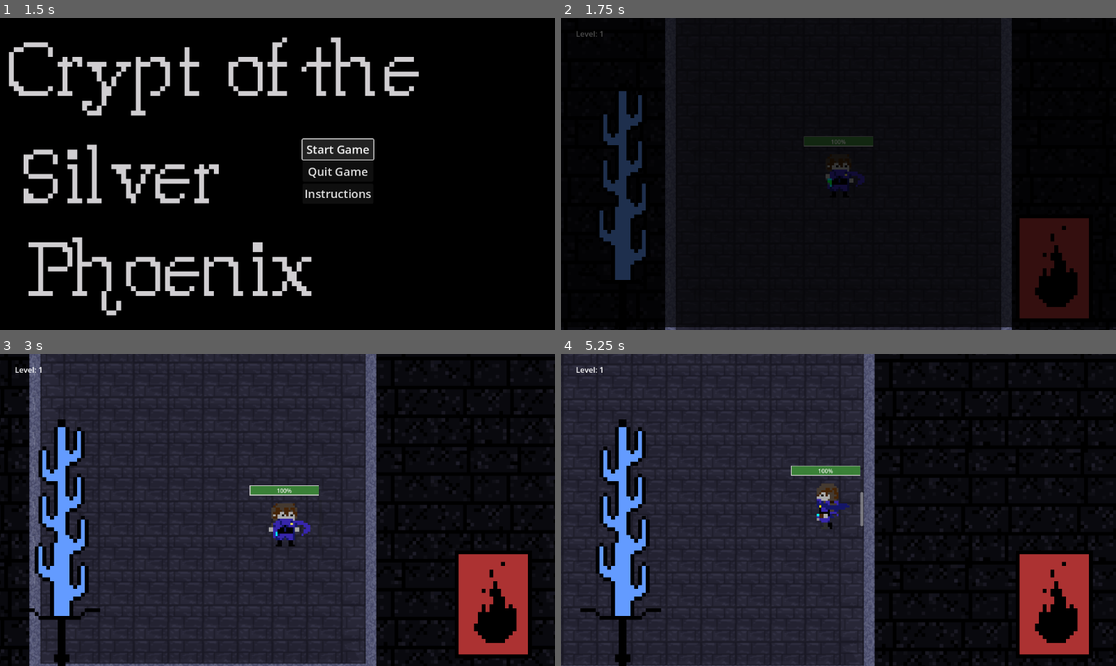
Above: before the commit, frames 1-4 (two rows, left to right).
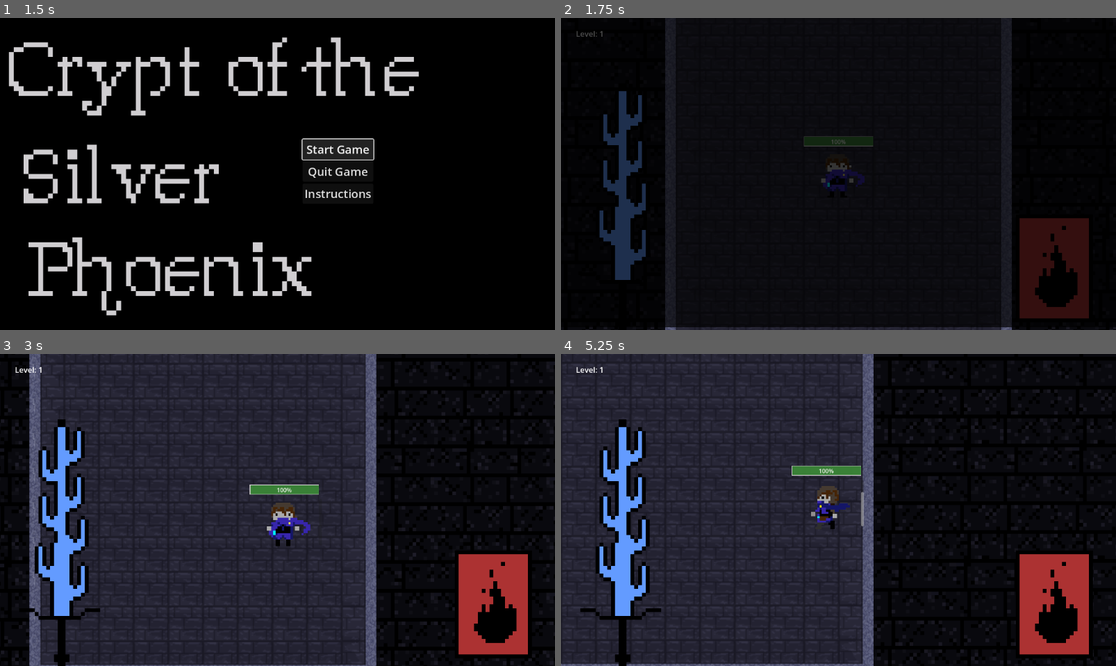
Above: after the commit, the same moments.

Repository: zwack32/crypt_of_the_silver_phoenix
Game: Godot game, scene res://scenes/start_menu.tscn
Two runs of this game, one before a commit and one after it. Both use one fixed random seed, a clock stepped at 60 frames per second and the inputs below. The engine's default icon, where the game draws it, is replaced by a stand-in: a white triangle on a blue panel in a dark square.
Inputs (mouse positions are in pixels of both pictures, inside the frame that each line leads up to):
- Up to frame 1 (1.5 s): click "Start Game" at 0.5 s; click "Start Game" at 1.25 s
- Up to frame 2 (1.75 s): no input
- Up to frame 3 (3 s): move the mouse to (399, 494) at 2.02 s; hold D (move_right) 2.03-2.78 s; click (399, 494) at 2.1 s; move the mouse to (166, 525) at 2.77 s; hold S (move_down) from 2.78 s (still down); tap E (pick_up) at 2.85 s
- Up to frame 4 (5.25 s): move the mouse to (894, 441) at 3.52 s; release S (move_down) at 3.53 s; hold D (move_right) 3.53-4.28 s; right-click (894, 441) at 3.6 s; move the mouse to (810, 572) at 4.27 s; hold W (move_up) 4.28-5.03 s; click (810, 572) at 4.35 s; move the mouse to (1005, 556) at 5.02 s; hold A (move_left) from 5.03 s (still down); tap E (pick_up) at 5.1 s

Frame 1 is identical in both runs. In frame 2, 0.1% of the frame differs, in the area x 46-53%, y 46-55%; in frame 3, 1.3%; in frame 4, 2.9%, in the area x 0-100%, y 0-100%.

Commit message:
player animations

Diff:
--- a/character_scripts/Player.gd
+++ b/character_scripts/Player.gd
@@ -135,9 +135,11 @@
 	if Input.is_action_pressed("move_down"):
 		direction = Vector2.DOWN
 		player_velocity.y += 1
+		animated_sprite_2d.play("walk_down")
 	if Input.is_action_pressed("move_up"):
 		direction = Vector2.UP
 		player_velocity.y += -1
+		animated_sprite_2d.play("walk_up")
 	if Input.is_action_pressed("move_left"):
 		direction = Vector2.LEFT
 		player_velocity.x += -1
@@ -146,12 +148,29 @@
 		direction = Vector2.RIGHT
 		player_velocity.x += 1
 		animated_sprite_2d.play("walk_right")
+	elif Input.is_action_just_released("move_down"):
+		animated_sprite_2d.stop()
+		animated_sprite_2d.play("idle_transition")
+		await get_tree().create_timer(1).timeout
+		animated_sprite_2d.play("idle")
+	elif Input.is_action_just_released("move_up"):
+		animated_sprite_2d.stop()
+		animated_sprite_2d.play("idle_transition")
+		await get_tree().create_timer(1).timeout
+		animated_sprite_2d.play("idle")
 	elif Input.is_action_just_released("move_left"):
 		animated_sprite_2d.stop()
-		animated_sprite_2d.play("default_left")
+		animated_sprite_2d.play("idle_transition")
+		await get_tree().create_timer(1).timeout
+		animated_sprite_2d.play("idle")
 	elif Input.is_action_just_released("move_right"):
 		animated_sprite_2d.stop()
-		animated_sprite_2d.play("default_right")
+		animated_sprite_2d.play("idle_transition")
+		await get_tree().create_timer(1).timeout
+		animated_sprite_2d.play("idle")
+
+
+
 
 	velocity = player_velocity.normalized() * movement_speed + bounce_velocity
 	bounce_velocity += Vector2.ONE * bounce_acceleration
--- a/scenes/player.tscn
+++ b/scenes/player.tscn
@@ -1,7 +1,8 @@
-[gd_scene load_steps=40 format=3 uid="uid://u0hfdydssq7m"]
+[gd_scene load_steps=46 format=3 uid="uid://u0hfdydssq7m"]
 
 [ext_resource type="Script" path="res://character_scripts/Player.gd" id="1_j4g1x"]
-[ext_resource type="Texture2D" uid="uid://bth5k4exco1ky" path="res://art/Player.png" id="4_8d348"]
+[ext_resource type="Texture2D" uid="uid://c7h54bner42ca" path="res://art/player_forward.png" id="3_vyaho"]
+[ext_resource type="Texture2D" uid="uid://db4ipt5uva7my" path="res://art/Player2.png" id="4_v47rc"]
 
 [sub_resource type="RectangleShape2D" id="RectangleShape2D_nia33"]
 size = Vector2(76, 119)
@@ -9,218 +10,230 @@
 [sub_resource type="RectangleShape2D" id="RectangleShape2D_xbbew"]
 size = Vector2(75, 118)
 
-[sub_resource type="AtlasTexture" id="AtlasTexture_gk0sy"]
-atlas = ExtResource("4_8d348")
-region = Rect2(704, 0, 32, 32)
-
-[sub_resource type="AtlasTexture" id="AtlasTexture_327fa"]
-atlas = ExtResource("4_8d348")
-region = Rect2(736, 0, 32, 32)
-
-[sub_resource type="AtlasTexture" id="AtlasTexture_uesd5"]
-atlas = ExtResource("4_8d348")
-region = Rect2(768, 0, 32, 32)
-
-[sub_resource type="AtlasTexture" id="AtlasTexture_oanyk"]
-atlas = ExtResource("4_8d348")
-region = Rect2(800, 0, 32, 32)
-
-[sub_resource type="AtlasTexture" id="AtlasTexture_x3hdx"]
-atlas = ExtResource("4_8d348")
-region = Rect2(832, 0, 32, 32)
-
-[sub_resource type="AtlasTexture" id="AtlasTexture_8mb7s"]
-atlas = ExtResource("4_8d348")
-region = Rect2(864, 0, 32, 32)
-
-[sub_resource type="AtlasTexture" id="AtlasTexture_bghj2"]
-atlas = ExtResource("4_8d348")
-region = Rect2(896, 0, 32, 32)
-
-[sub_resource type="AtlasTexture" id="AtlasTexture_hewvc"]
-atlas = ExtResource("4_8d348")
-region = Rect2(928, 0, 32, 32)
-
-[sub_resource type="AtlasTexture" id="AtlasTexture_oa0dq"]
-atlas = ExtResource("4_8d348")
-region = Rect2(960, 0, 32, 32)
-
-[sub_resource type="AtlasTexture" id="AtlasTexture_6soli"]
-atlas = ExtResource("4_8d348")
-region = Rect2(992, 0, 32, 32)
-
-[sub_resource type="AtlasTexture" id="AtlasTexture_gweyf"]
-atlas = ExtResource("4_8d348")
-region = Rect2(1024, 0, 32, 32)
-
-[sub_resource type="AtlasTexture" id="AtlasTexture_a856e"]
-atlas = ExtResource("4_8d348")
-region = Rect2(1056, 0, 32, 32)
-
-[sub_resource type="AtlasTexture" id="AtlasTexture_metig"]
-atlas = ExtResource("4_8d348")
-region = Rect2(0, 0, 32, 32)
-
-[sub_resource type="AtlasTexture" id="AtlasTexture_v5ldb"]
-atlas = ExtResource("4_8d348")
-region = Rect2(96, 0, 32, 32)
-
-[sub_resource type="AtlasTexture" id="AtlasTexture_p57u1"]
-atlas = ExtResource("4_8d348")
-region = Rect2(448, 0, 32, 32)
-
-[sub_resource type="AtlasTexture" id="AtlasTexture_jw4sj"]
-atlas = ExtResource("4_8d348")
-region = Rect2(480, 0, 32, 32)
-
-[sub_resource type="AtlasTexture" id="AtlasTexture_atcmk"]
-atlas = ExtResource("4_8d348")
-region = Rect2(512, 0, 32, 32)
-
-[sub_resource type="AtlasTexture" id="AtlasTexture_1drei"]
-atlas = ExtResource("4_8d348")
-region = Rect2(544, 0, 32, 32)
-
-[sub_resource type="AtlasTexture" id="AtlasTexture_n203k"]
-atlas = ExtResource("4_8d348")
-region = Rect2(576, 0, 32, 32)
-
-[sub_resource type="AtlasTexture" id="AtlasTexture_6milm"]
-atlas = ExtResource("4_8d348")
-region = Rect2(608, 0, 32, 32)
-
-[sub_resource type="AtlasTexture" id="AtlasTexture_3mcrc"]
-atlas = ExtResource("4_8d348")
-region = Rect2(640, 0, 32, 32)
-
-[sub_resource type="AtlasTexture" id="AtlasTexture_fdc74"]
-atlas = ExtResource("4_8d348")
-region = Rect2(672, 0, 32, 32)
-
-[sub_resource type="AtlasTexture" id="AtlasTexture_riqtt"]
-atlas = ExtResource("4_8d348")
-region = Rect2(160, 0, 32, 32)
-
-[sub_resource type="AtlasTexture" id="AtlasTexture_0y0de"]
-atlas = ExtResource("4_8d348")
-region = Rect2(192, 0, 32, 32)
-
-[sub_resource type="AtlasTexture" id="AtlasTexture_syjqo"]
-atlas = ExtResource("4_8d348")
-region = Rect2(224, 0, 32, 32)
-
-[sub_resource type="AtlasTexture" id="AtlasTexture_l7mxy"]
-atlas = ExtResource("4_8d348")
-region = Rect2(256, 0, 32, 32)
-
-[sub_resource type="AtlasTexture" id="AtlasTexture_4egcy"]
-atlas = ExtResource("4_8d348")
-region = Rect2(288, 0, 32, 32)
-
-[sub_resource type="AtlasTexture" id="AtlasTexture_pepy0"]
-atlas = ExtResource("4_8d348")
-region = Rect2(320, 0, 32, 32)
-
-[sub_resource type="AtlasTexture" id="AtlasTexture_truws"]
-atlas = ExtResource("4_8d348")
-region = Rect2(352, 0, 32, 32)
-
-[sub_resource type="AtlasTexture" id="AtlasTexture_cg3tv"]
-atlas = ExtResource("4_8d348")
-region = Rect2(384, 0, 32, 32)
-
-[sub_resource type="AtlasTexture" id="AtlasTexture_wlvj8"]
-atlas = ExtResource("4_8d348")
-region = Rect2(416, 0, 32, 32)
+[sub_resource type="AtlasTexture" id="AtlasTexture_hp0un"]
+atlas = ExtResource("4_v47rc")
+region = Rect2(0, 640, 320, 320)
+
+[sub_resource type="AtlasTexture" id="AtlasTexture_hceef"]
+atlas = ExtResource("4_v47rc")
+region = Rect2(320, 640, 320, 320)
+
+[sub_resource type="AtlasTexture" id="AtlasTexture_pwlwh"]
+atlas = ExtResource("4_v47rc")
+region = Rect2(0, 320, 320, 320)
+
+[sub_resource type="AtlasTexture" id="AtlasTexture_qeuiy"]
+atlas = ExtResource("4_v47rc")
+region = Rect2(320, 320, 320, 320)
+
+[sub_resource type="AtlasTexture" id="AtlasTexture_4p201"]
+atlas = ExtResource("4_v47rc")
+region = Rect2(640, 320, 320, 320)
+
+[sub_resource type="AtlasTexture" id="AtlasTexture_qwoa5"]
+atlas = ExtResource("4_v47rc")
+region = Rect2(960, 320, 320, 320)
+
+[sub_resource type="AtlasTexture" id="AtlasTexture_f62gc"]
+atlas = ExtResource("4_v47rc")
+region = Rect2(1280, 320, 320, 320)
+
+[sub_resource type="AtlasTexture" id="AtlasTexture_wq7q8"]
+atlas = ExtResource("4_v47rc")
+region = Rect2(1600, 320, 320, 320)
+
+[sub_resource type="AtlasTexture" id="AtlasTexture_wjitf"]
+atlas = ExtResource("3_vyaho")
+region = Rect2(0, 0, 320, 320)
+
+[sub_resource type="AtlasTexture" id="AtlasTexture_nv54m"]
+atlas = ExtResource("3_vyaho")
+region = Rect2(320, 0, 320, 320)
+
+[sub_resource type="AtlasTexture" id="AtlasTexture_a3sog"]
+atlas = ExtResource("3_vyaho")
+region = Rect2(640, 0, 320, 320)
+
+[sub_resource type="AtlasTexture" id="AtlasTexture_pdd7m"]
+atlas = ExtResource("3_vyaho")
+region = Rect2(960, 0, 320, 320)
+
+[sub_resource type="AtlasTexture" id="AtlasTexture_8bhjn"]
+atlas = ExtResource("3_vyaho")
+region = Rect2(1280, 0, 320, 320)
+
+[sub_resource type="AtlasTexture" id="AtlasTexture_bxg0i"]
+atlas = ExtResource("4_v47rc")
+region = Rect2(0, 1280, 320, 320)
+
+[sub_resource type="AtlasTexture" id="AtlasTexture_l4c6m"]
+atlas = ExtResource("4_v47rc")
+region = Rect2(320, 1280, 320, 320)
+
+[sub_resource type="AtlasTexture" id="AtlasTexture_83xt7"]
+atlas = ExtResource("4_v47rc")
+region = Rect2(640, 1280, 320, 320)
+
+[sub_resource type="AtlasTexture" id="AtlasTexture_gt85u"]
+atlas = ExtResource("4_v47rc")
+region = Rect2(960, 1280, 320, 320)
+
+[sub_resource type="AtlasTexture" id="AtlasTexture_3if3v"]
+atlas = ExtResource("4_v47rc")
+region = Rect2(1280, 1280, 320, 320)
+
+[sub_resource type="AtlasTexture" id="AtlasTexture_kjsed"]
+atlas = ExtResource("4_v47rc")
+region = Rect2(1600, 1280, 320, 320)
+
+[sub_resource type="AtlasTexture" id="AtlasTexture_fc7lv"]
+atlas = ExtResource("4_v47rc")
+region = Rect2(1920, 1280, 320, 320)
+
+[sub_resource type="AtlasTexture" id="AtlasTexture_06ppx"]
+atlas = ExtResource("4_v47rc")
+region = Rect2(2240, 1280, 320, 320)
+
+[sub_resource type="AtlasTexture" id="AtlasTexture_tyngc"]
+atlas = ExtResource("4_v47rc")
+region = Rect2(0, 960, 320, 320)
+
+[sub_resource type="AtlasTexture" id="AtlasTexture_j6g8t"]
+atlas = ExtResource("4_v47rc")
+region = Rect2(320, 960, 320, 320)
+
+[sub_resource type="AtlasTexture" id="AtlasTexture_din1n"]
+atlas = ExtResource("4_v47rc")
+region = Rect2(640, 960, 320, 320)
+
+[sub_resource type="AtlasTexture" id="AtlasTexture_263rh"]
+atlas = ExtResource("4_v47rc")
+region = Rect2(960, 960, 320, 320)
+
+[sub_resource type="AtlasTexture" id="AtlasTexture_ee3ps"]
+atlas = ExtResource("4_v47rc")
+region = Rect2(1280, 960, 320, 320)
+
+[sub_resource type="AtlasTexture" id="AtlasTexture_ta3sy"]
+atlas = ExtResource("4_v47rc")
+region = Rect2(1600, 960, 320, 320)
+
+[sub_resource type="AtlasTexture" id="AtlasTexture_pqvsx"]
+atlas = ExtResource("4_v47rc")
+region = Rect2(1920, 960, 320, 320)
+
+[sub_resource type="AtlasTexture" id="AtlasTexture_uykoo"]
+atlas = ExtResource("4_v47rc")
+region = Rect2(2240, 960, 320, 320)
+
+[sub_resource type="AtlasTexture" id="AtlasTexture_r3kfm"]
+atlas = ExtResource("4_v47rc")
+region = Rect2(2560, 960, 320, 320)
+
+[sub_resource type="AtlasTexture" id="AtlasTexture_b3306"]
+atlas = ExtResource("4_v47rc")
+region = Rect2(0, 1600, 320, 320)
+
+[sub_resource type="AtlasTexture" id="AtlasTexture_etfy6"]
+atlas = ExtResource("4_v47rc")
+region = Rect2(320, 1600, 320, 320)
+
+[sub_resource type="AtlasTexture" id="AtlasTexture_v0gml"]
+atlas = ExtResource("4_v47rc")
+region = Rect2(640, 1600, 320, 320)
+
+[sub_resource type="AtlasTexture" id="AtlasTexture_fs3s7"]
+atlas = ExtResource("4_v47rc")
+region = Rect2(960, 1600, 320, 320)
+
+[sub_resource type="AtlasTexture" id="AtlasTexture_5iks5"]
+atlas = ExtResource("4_v47rc")
+region = Rect2(1280, 1600, 320, 320)
+
+[sub_resource type="AtlasTexture" id="AtlasTexture_tyj1i"]
+atlas = ExtResource("4_v47rc")
+region = Rect2(1600, 1600, 320, 320)
 
 [sub_resource type="SpriteFrames" id="SpriteFrames_mkymf"]
 animations = [{
 "frames": [{
 "duration": 1.0,
-"texture": SubResource("AtlasTexture_gk0sy")
-}, {
-"duration": 1.0,
-"texture": SubResource("AtlasTexture_327fa")
-}, {
-"duration": 1.0,
-"texture": SubResource("AtlasTexture_uesd5")
-}, {
-"duration": 1.0,
-"texture": SubResource("AtlasTexture_oanyk")
-}, {
-"duration": 1.0,
-"texture": SubResource("AtlasTexture_x3hdx")
-}, {
-"duration": 1.0,
-"texture": SubResource("AtlasTexture_8mb7s")
+"texture": SubResource("AtlasTexture_hp0un")
+}, {
+"duration": 1.0,
+"texture": SubResource("AtlasTexture_hceef")
+}],
+"loop": true,
+"name": &"idle",
+"speed": 5.0
+}, {
+"frames": [{
+"duration": 1.0,
+"texture": SubResource("AtlasTexture_pwlwh")
+}, {
+"duration": 1.0,
+"texture": SubResource("AtlasTexture_qeuiy")
+}, {
+"duration": 1.0,
+"texture": SubResource("AtlasTexture_4p201")
+}, {
+"duration": 1.0,
+"texture": SubResource("AtlasTexture_qwoa5")
+}, {
+"duration": 1.0,
+"texture": SubResource("AtlasTexture_f62gc")
+}, {
+"duration": 1.0,
+"texture": SubResource("AtlasTexture_wq7q8")
 }],
 "loop": false,
-"name": &"attack1",
-"speed": 16.0
-}, {
-"frames": [{
-"duration": 1.0,
-"texture": SubResource("AtlasTexture_bghj2")
-}, {
-"duration": 1.0,
-"texture": SubResource("AtlasTexture_hewvc")
-}, {
-"duration": 1.0,
-"texture": SubResource("AtlasTexture_oa0dq")
-}, {
-"duration": 1.0,
-"texture": SubResource("AtlasTexture_6soli")
-}, {
-"duration": 1.0,
-"texture": SubResource("AtlasTexture_gweyf")
-}, {
-"duration": 1.0,
-"texture": SubResource("AtlasTexture_a856e")
-}],
-"loop": false,
-"name": &"attack2",
-"speed": 7.0
-}, {
-"frames": [{
-"duration": 1.0,
-"texture": SubResource("AtlasTexture_metig")
-}],
-"loop": true,
-"name": &"default_left",
+"name": &"idle_transition",
 "speed": 5.0
 }, {
 "frames": [{
 "duration": 1.0,
-"texture": SubResource("AtlasTexture_v5ldb")
-}],
-"loop": true,
-"name": &"default_right",
+"texture": SubResource("AtlasTexture_wjitf")
+}, {
+"duration": 1.0,
+"texture": SubResource("AtlasTexture_nv54m")
+}, {
+"duration": 1.0,
+"texture": SubResource("AtlasTexture_a3sog")
+}, {
+"duration": 1.0,
+"texture": SubResource("AtlasTexture_pdd7m")
+}, {
+"duration": 1.0,
+"texture": SubResource("AtlasTexture_8bhjn")
+}],
+"loop": true,
+"name": &"walk_down",
 "speed": 5.0
 }, {
 "frames": [{
-"duration": 0.05,
-"texture": SubResource("AtlasTexture_p57u1")
-}, {
-"duration": 1.0,
-"texture": SubResource("AtlasTexture_jw4sj")
-}, {
-"duration": 1.0,
-"texture": SubResource("AtlasTexture_atcmk")
-}, {
-"duration": 1.0,
-"texture": SubResource("AtlasTexture_1drei")
-}, {
-"duration": 1.0,
-"texture": SubResource("AtlasTexture_n203k")
-}, {
-"duration": 1.0,
-"texture": SubResource("AtlasTexture_6milm")
-}, {
-"duration": 1.0,
-"texture": SubResource("AtlasTexture_3mcrc")
-}, {
-"duration": 1.0,
-"texture": SubResource("AtlasTexture_fdc74")
+"duration": 1.0,
+"texture": SubResource("AtlasTexture_bxg0i")
+}, {
+"duration": 1.0,
+"texture": SubResource("AtlasTexture_l4c6m")
+}, {
+"duration": 1.0,
+"texture": SubResource("AtlasTexture_83xt7")
+}, {
+"duration": 1.0,
+"texture": SubResource("AtlasTexture_gt85u")
+}, {
+"duration": 1.0,
+"texture": SubResource("AtlasTexture_3if3v")
+}, {
+"duration": 1.0,
+"texture": SubResource("AtlasTexture_kjsed")
+}, {
+"duration": 1.0,
+"texture": SubResource("AtlasTexture_fc7lv")
+}, {
+"duration": 1.0,
+"texture": SubResource("AtlasTexture_06ppx")
 }],
 "loop": true,
 "name": &"walk_left",
@@ -228,35 +241,58 @@
 }, {
 "frames": [{
 "duration": 1.0,
-"texture": SubResource("AtlasTexture_riqtt")
-}, {
-"duration": 1.0,
-"texture": SubResource("AtlasTexture_0y0de")
-}, {
-"duration": 1.0,
-"texture": SubResource("AtlasTexture_syjqo")
-}, {
-"duration": 1.0,
-"texture": SubResource("AtlasTexture_l7mxy")
-}, {
-"duration": 1.0,
-"texture": SubResource("AtlasTexture_4egcy")
-}, {
-"duration": 1.0,
-"texture": SubResource("AtlasTexture_pepy0")
-}, {
-"duration": 1.0,
-"texture": SubResource("AtlasTexture_truws")
-}, {
-"duration": 1.0,
-"texture": SubResource("AtlasTexture_cg3tv")
-}, {
-"duration": 1.0,
-"texture": SubResource("AtlasTexture_wlvj8")
+"texture": SubResource("AtlasTexture_tyngc")
+}, {
+"duration": 1.0,
+"texture": SubResource("AtlasTexture_j6g8t")
+}, {
+"duration": 1.0,
+"texture": SubResource("AtlasTexture_din1n")
+}, {
+"duration": 1.0,
+"texture": SubResource("AtlasTexture_263rh")
+}, {
+"duration": 1.0,
+"texture": SubResource("AtlasTexture_ee3ps")
+}, {
+"duration": 1.0,
+"texture": SubResource("AtlasTexture_ta3sy")
+}, {
+"duration": 1.0,
+"texture": SubResource("AtlasTexture_pqvsx")
+}, {
+"duration": 1.0,
+"texture": SubResource("AtlasTexture_uykoo")
+}, {
+"duration": 1.0,
+"texture": SubResource("AtlasTexture_r3kfm")
 }],
 "loop": true,
 "name": &"walk_right",
 "speed": 8.0
+}, {
+"frames": [{
+"duration": 1.0,
+"texture": SubResource("AtlasTexture_b3306")
+}, {
+"duration": 1.0,
+"texture": SubResource("AtlasTexture_etfy6")
+}, {
+"duration": 1.0,
+"texture": SubResource("AtlasTexture_v0gml")
+}, {
+"duration": 1.0,
+"texture": SubResource("AtlasTexture_fs3s7")
+}, {
+"duration": 1.0,
+"texture": SubResource("AtlasTexture_5iks5")
+}, {
+"duration": 1.0,
+"texture": SubResource("AtlasTexture_tyj1i")
+}],
+"loop": true,
+"name": &"walk_up",
+"speed": 5.0
 }]
 
 [sub_resource type="Theme" id="Theme_tvr1f"]
@@ -292,9 +328,9 @@
 [node name="AnimatedSprite2D" type="AnimatedSprite2D" parent="."]
 texture_filter = 1
 position = Vector2(-0.499996, -1.01328e-06)
-scale = Vector2(6, 6)
+scale = Vector2(0.6, 0.6)
 sprite_frames = SubResource("SpriteFrames_mkymf")
-animation = &"attack1"
+animation = &"idle_transition"
 
 [node name="Camera2D" type="Camera2D" parent="."]
 zoom = Vector2(0.75, 0.75)
--- a/scenes/start_menu.tscn
+++ b/scenes/start_menu.tscn
@@ -1,9 +1,18 @@
-[gd_scene load_steps=5 format=3 uid="uid://byg362p4cudrl"]
+[gd_scene load_steps=8 format=3 uid="uid://byg362p4cudrl"]
 
 [ext_resource type="Script" path="res://scripts/start_menu.gd" id="1_ecl5h"]
 [ext_resource type="Texture2D" uid="uid://dxs7psfe6kucw" path="res://art/title_screen.png" id="2_7qss5"]
 [ext_resource type="Script" path="res://scripts/Window.gd" id="3_je5q4"]
 [ext_resource type="Texture2D" uid="uid://8gqsrync8yrx" path="res://art/controls_screen.png" id="3_qmjnh"]
+
+[sub_resource type="StyleBoxFlat" id="StyleBoxFlat_w1j76"]
+bg_color = Color(0.960784, 0.960784, 0.960784, 1)
+
+[sub_resource type="StyleBoxFlat" id="StyleBoxFlat_m2bb0"]
+bg_color = Color(0.972549, 0.972549, 0.972549, 1)
+
+[sub_resource type="StyleBoxFlat" id="StyleBoxFlat_m4yik"]
+bg_color = Color(0.960784, 0.960784, 0.960784, 1)
 
 [node name="StartMenu" type="CanvasLayer"]
 layer = 10
@@ -46,16 +55,19 @@
 [node name="StartButton" type="Button" parent="CenterContainer/VBoxContainer"]
 layout_mode = 2
 theme_override_font_sizes/font_size = 24
+theme_override_styles/pressed = SubResource("StyleBoxFlat_w1j76")
 text = "Start Game"
 
 [node name="QuitButton" type="Button" parent="CenterContainer/VBoxContainer"]
 layout_mode = 2
 theme_override_font_sizes/font_size = 24
+theme_override_styles/pressed = SubResource("StyleBoxFlat_m2bb0")
 text = "Quit Game"
 
 [node name="Instructions" type="Button" parent="CenterContainer/VBoxContainer"]
 layout_mode = 2
 theme_override_font_sizes/font_size = 24
+theme_override_styles/pressed = SubResource("StyleBoxFlat_m4yik")
 text = "Instructions"
 
 [connection signal="close_requested" from="Window" to="Window" method="_on_close_requested"]
Binary file added: art/Capstone copy-Sheet.png
Not shown, added: art/Capstone copy-Sheet.png.import
